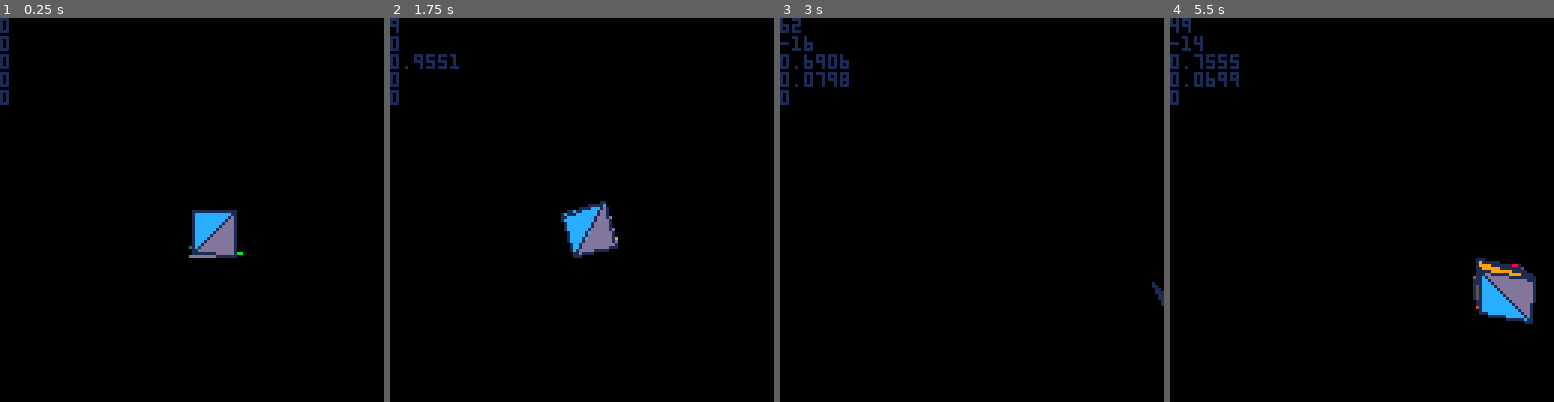
Above: before the commit, frames 1-4 (left to right).
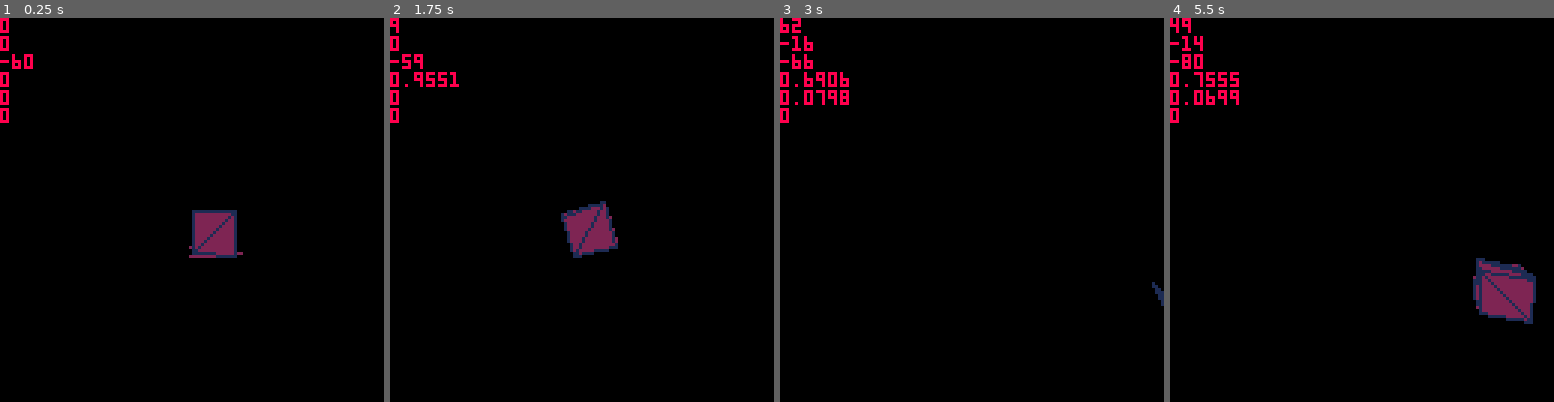
Above: after the commit, the same moments.

Repository: TarkanAl-Kazily/game-jams
Game: PICO-8 cartridge other/ship.p8
The game is run twice, just before and just after one commit, with the same random seed, the same clock (stepped at 60 frames per second) and the same inputs.
Inputs:
- Up to frame 1 (0.25 s): no input
- Up to frame 2 (1.75 s): tap X (X key) at 0.33, 1.07 s; tap O (Z key) at 0.7, 1.7 s; hold Right from 1.6 s (still down); hold P2 Left from 1.6 s (still down)
- Up to frame 3 (3 s): tap X (X key) at 1.85, 2.97 s; release Right at 2.1 s; release P2 Left at 2.1 s; tap O (Z key) at 2.1, 2.5, 2.9 s; hold Up 2.15-2.42 s; hold P2 Down 2.15-2.42 s; hold Right from 2.47 s (still down); hold P2 Left from 2.47 s (still down)
- Up to frame 4 (5.5 s): release Right at 3.03 s; release P2 Left at 3.03 s; hold Left 3.08-3.58 s; hold P2 Right 3.08-3.58 s; tap O (Z key) every 0.4 s from 3.3 to 5.3 s; hold Down 3.63-3.97 s; hold P2 Up 3.63-3.97 s; hold Right 4.02-4.68 s; hold P2 Left 4.02-4.68 s; tap X (X key) at 4.08, 5.2 s; hold Up 4.73-5.03 s; hold P2 Down 4.73-5.03 s; hold Left from 5.08 s (still down); hold P2 Right from 5.08 s (still down)

The runs differ from the first frame. In frame 1, 1.6% of the frame differs, in the area x 0-64%, y 0-63%; in frame 2, 2.1%; in frame 3, 1.4%; in frame 4, 2.9%, in the area x 0-95%, y 0-79%.

Commit message:
Added color editing

Diff:
--- a/other/ship.p8
+++ b/other/ship.p8
@@ -71,56 +71,79 @@
 
   world2cam = inverse_transform(cam)
 
+  control_toggle = false
+  edit_colors = false
+  face_id = 1
+  current_color = 8
+  num_faces = #meshes[mesh_id][2]
+
   menuitem(1, "next mesh", function() mesh_id = mesh_id % #meshes + 1 end)
+  menuitem(2, "edit colors", function() edit_colors = (not edit_colors) end)
 end
 
 function _update60()
-  if (btn(0, 0)) cam_x -= 1
-  if (btn(1, 0)) cam_x += 1
-  if (btn(2, 0)) cam_y -= 1
-  if (btn(3, 0)) cam_y += 1
-  if (btn(4, 0)) cam_z -= 1
-  if (btn(5, 0)) cam_z += 1
-  --if (btnp(4)) mesh_id = mesh_id % #meshes + 1
-  if (btn(0, 1)) cam_roll -= 0.005
-  if (btn(1, 1)) cam_roll += 0.005
-  if (btn(2, 1)) cam_pitch -= 0.005
-  if (btn(3, 1)) cam_pitch += 0.005
-  if (btn(4, 1)) cam_yaw -= 0.005
-  if (btn(5, 1)) cam_yaw += 0.005
-
-
-  while cam_roll > 1 do
-    cam_roll -= 1.0
-  end
-  while cam_roll < 0 do
-    cam_roll += 1.0
-  end
-
-  while cam_pitch > 1 do
-    cam_pitch -= 1.0
-  end
-  while cam_pitch < 0 do
-    cam_pitch += 1.0
-  end
-  while cam_yaw > 1 do
-    cam_yaw -= 1.0
-  end
-  while cam_yaw < 0 do
-    cam_yaw += 1.0
-  end
-
-  cam = {
-    {cam_x, cam_y, cam_z}, {cam_roll, cam_pitch, cam_yaw}
-  }
-  world2cam = inverse_transform(cam)
+  if not edit_colors then
+    if (btn(0, 0)) cam_x -= 1
+    if (btn(1, 0)) cam_x += 1
+    if (btn(2, 0)) cam_y -= 1
+    if (btn(3, 0)) cam_y += 1
+    if (btn(4, 0)) cam_z -= 1
+    if (btn(5, 0)) cam_z += 1
+    --if (btnp(4)) mesh_id = mesh_id % #meshes + 1
+    if (btn(0, 1)) cam_roll -= 0.005
+    if (btn(1, 1)) cam_roll += 0.005
+    if (btn(2, 1)) cam_pitch -= 0.005
+    if (btn(3, 1)) cam_pitch += 0.005
+    if (btn(4, 1)) cam_yaw -= 0.005
+    if (btn(5, 1)) cam_yaw += 0.005
+
+
+    while cam_roll > 1 do
+      cam_roll -= 1.0
+    end
+    while cam_roll < 0 do
+      cam_roll += 1.0
+    end
+
+    while cam_pitch > 1 do
+      cam_pitch -= 1.0
+    end
+    while cam_pitch < 0 do
+      cam_pitch += 1.0
+    end
+    while cam_yaw > 1 do
+      cam_yaw -= 1.0
+    end
+    while cam_yaw < 0 do
+      cam_yaw += 1.0
+    end
+
+    cam = {
+      {cam_x, cam_y, cam_z}, {cam_roll, cam_pitch, cam_yaw}
+    }
+    world2cam = inverse_transform(cam)
+  else
+    num_faces = #meshes[mesh_id][2]
+    if (face_id > num_faces) face_id = 1
+    if (btnp(0, 0)) face_id = face_id - 1
+    if (btnp(1, 0)) face_id = face_id % num_faces + 1
+    if (face_id == 0) face_id = num_faces
+    if (btnp(4, 0)) then
+      current_color = (current_color) % 15 + 1
+    end
+    if (btnp(5, 0)) then
+      set_face_color(meshes[mesh_id], face_id, current_color)
+    end
+  end
 end
 
 function _draw()
   cls(0)
   draw_mesh(world2cam, meshes[mesh_id])
+  color(current_color)
   print(cam_x)
   print(cam_y)
+  print(cam_z)
   print(cam_roll)
   print(cam_pitch)
   print(cam_yaw)
@@ -132,30 +155,32 @@
 function draw_mesh(cam, mesh)
   local _vertices, _faces = mesh[1], mesh[2]
   local _vproj, _fproj = {}, {}
-  for v in all(_vertices) do
+  for i = 1,#_vertices do
+    local v = _vertices[i]
     add(_vproj, project_point(cam, v))
   end
-  local c = 2
-  for f in all(_faces) do
+  for i=1,#_faces do
+    local f = _faces[i]
     local px0, p0 = unpack(_vproj[f[1]])
     local px1, p1 = unpack(_vproj[f[2]])
     local px2, p2 = unpack(_vproj[f[3]])
+    local c = 2
     if (#f > 3) c = f[4]
     local x0, y0, z0 = unpack(px0)
     local x1, y1, z1 = unpack(px1)
     local x2, y2, z2 = unpack(px2)
     local key, visible = sqr_norm(vec_avg({p0, p1, p2})), (all_between(-16, 144, {x0, x1, x2, y0, y1, y2}) and all_between(0, 127, {z0, z1, z2}))
     if (visible) then
-      add(_fproj, {key, x0, y0, x1, y1, x2, y2, c})
-      if (c == 16) c = 2 else c = c + 1
+      add(_fproj, {key, x0, y0, x1, y1, x2, y2, c, i})
+      --if (c == 16) c = 2 else c = c + 1
     end
   end
 
   sort(_fproj)
 
-  for f in all(_fproj) do
-    local _, x0, y0, x1, y1, x2, y2, c = unpack(f)
-    triangle_fill(x0, y0, x1, y1, x2, y2, c, 1)
+  for i=1,#_fproj do
+    local _, x0, y0, x1, y1, x2, y2, c, id = unpack(_fproj[i])
+    triangle_fill(x0, y0, x1, y1, x2, y2, c, (id == face_id) and 8 or 1)
   end
 end
 
@@ -233,6 +258,15 @@
         unsorted = true
       end
     end
+  end
+end
+
+function set_face_color(mesh, face_id, c)
+  local _, _faces = unpack(mesh)
+  if #_faces[face_id] < 4 then
+    add(_faces[face_id], c)
+  else
+    _faces[face_id][4] = c
   end
 end
 
